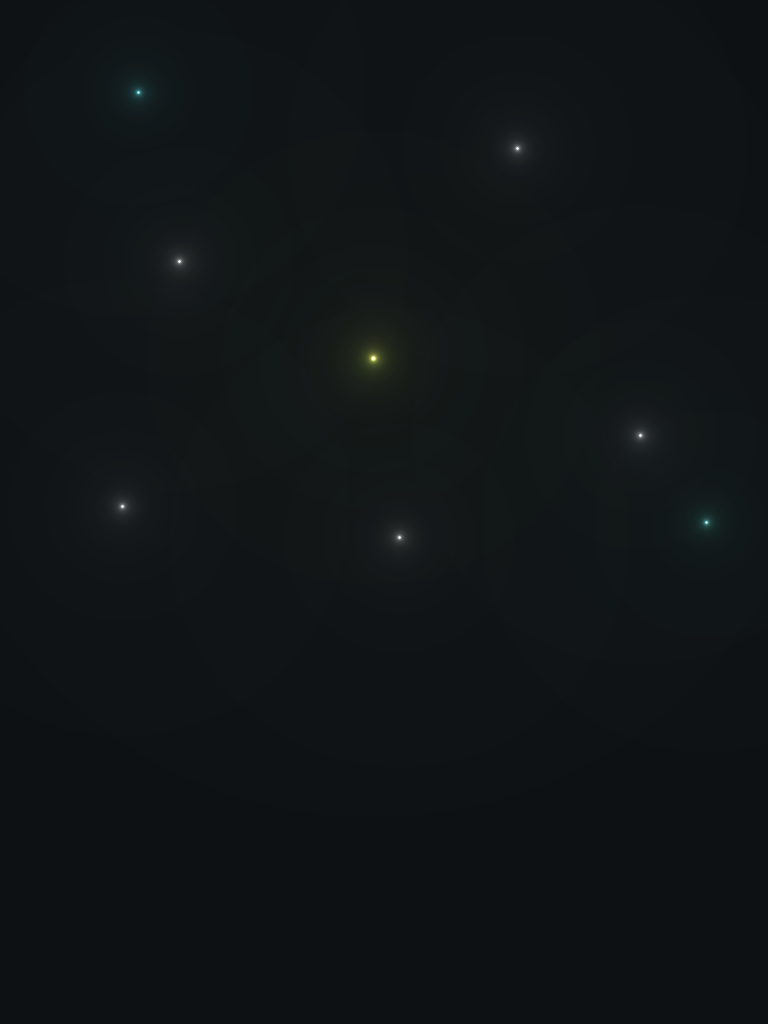
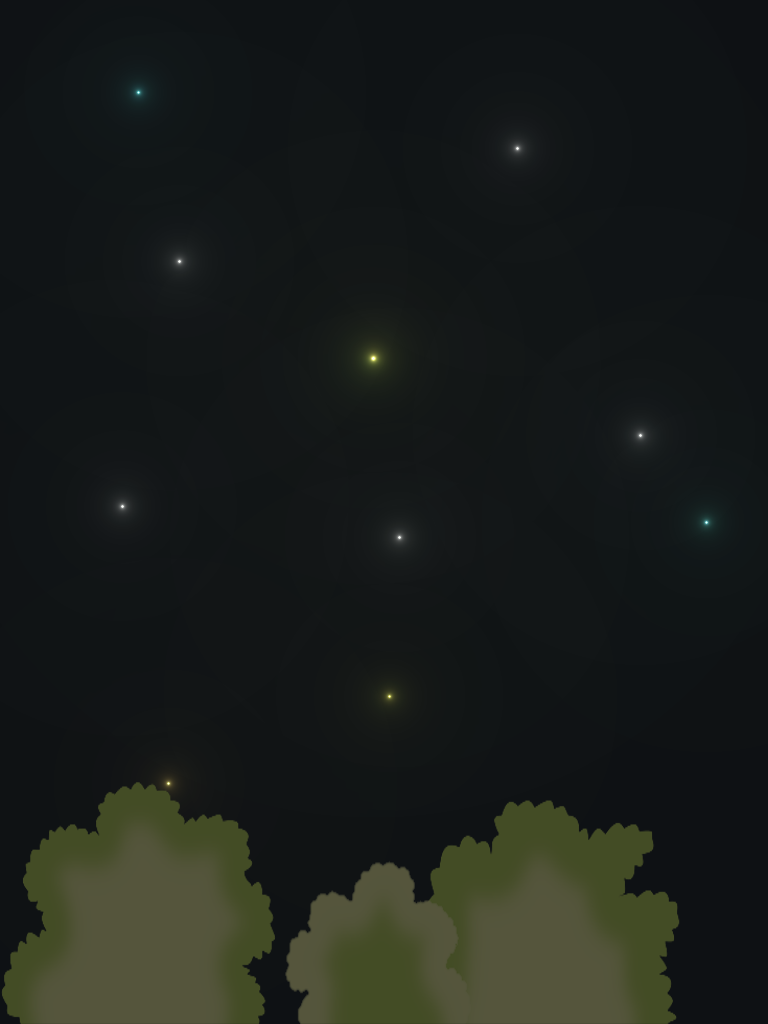
Revision of a layered w=768, h=1024 image; what changed, layer by layer:
added layer "Bushes" above "Stars2" over (1, 781, 680, 1024)
painted on "Stars2" over (1, 612, 680, 1013)
